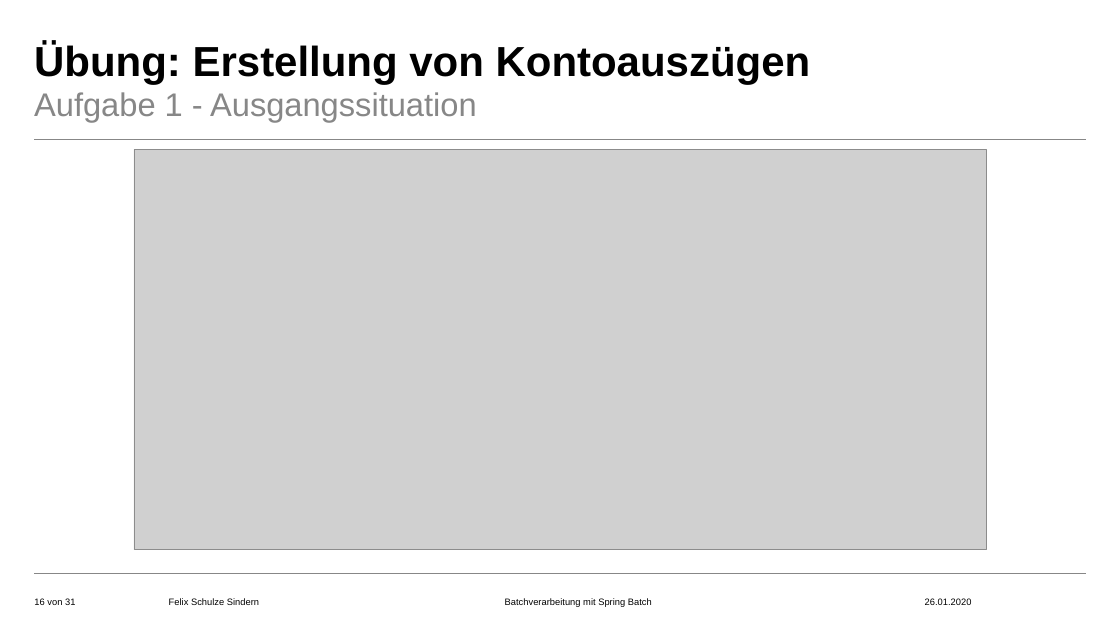
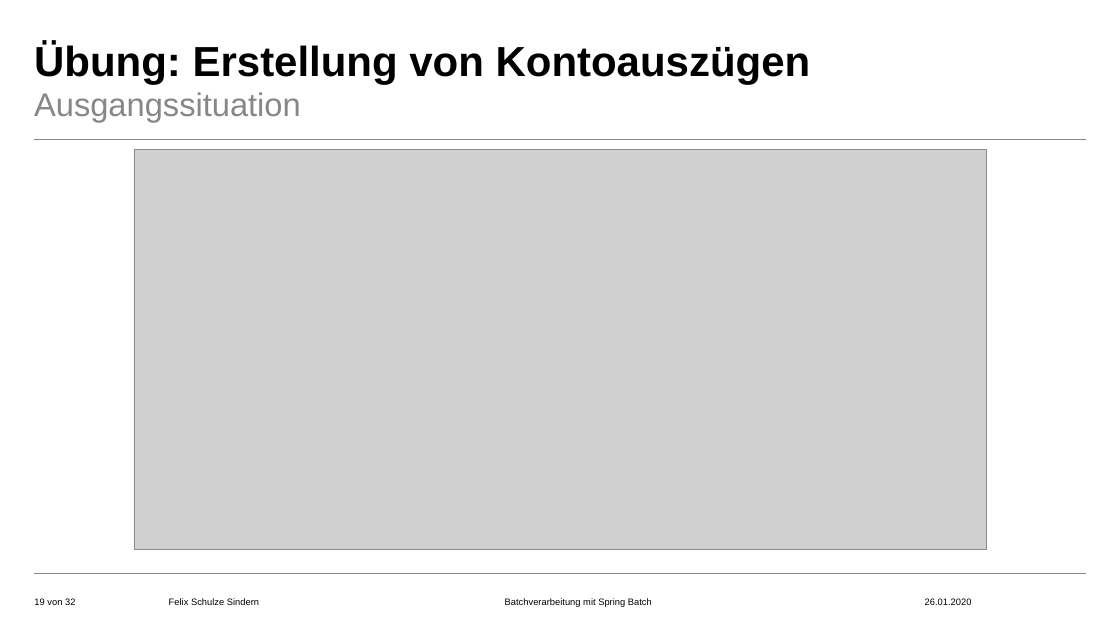
Before and after one commit to FelixSchuSi/spring_batch, a slide deck: slide 19 of spring_batch.pptx (slide 16 before the commit). Drawn at 1120x630 pixels with LibreOffice and Linux fonts; fonts in the diff are those of the drawing; grey boxes stand for pictures; background and template pictures are left out. Boxes give left, top, right and bottom in pixels: in the first picture for what was removed or moved away, otherwise in the second. Text is boxed around its words. In the diff, an @@ line names an element or a change of style, - is before the commit and + after.

```diff
--- a/spring_batch.pptx
+++ b/spring_batch.pptx
@@ text at <box>34,92,301,122</box>: text changed @@
-Aufgabe 1 - Ausgangssituation
+Ausgangssituation
@@ page number at <box>34,598,75,605</box>: text changed @@
-16 von 31
+19 von 32
```
Also in this commit, not shown: 4 other slides changed, 3 slides removed, 1 other file.
